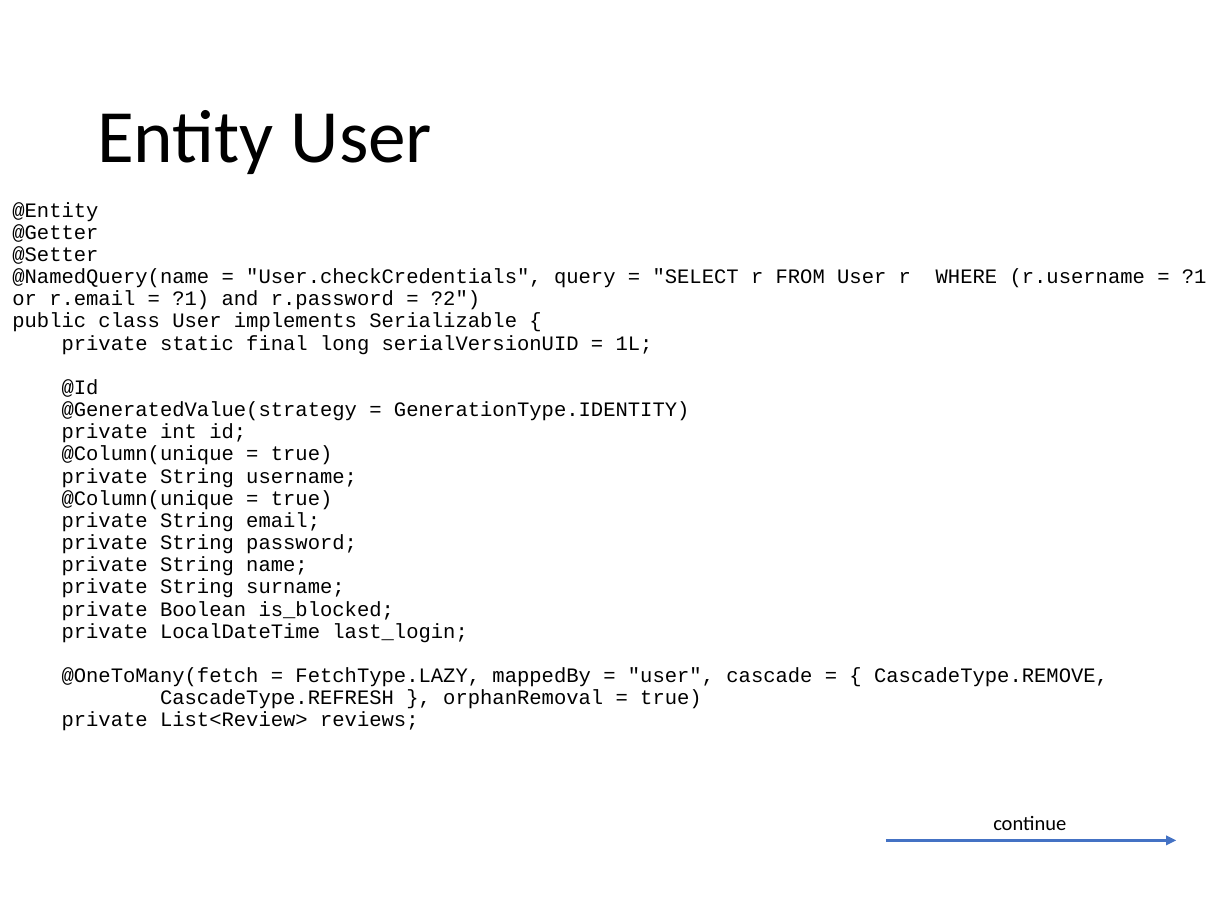
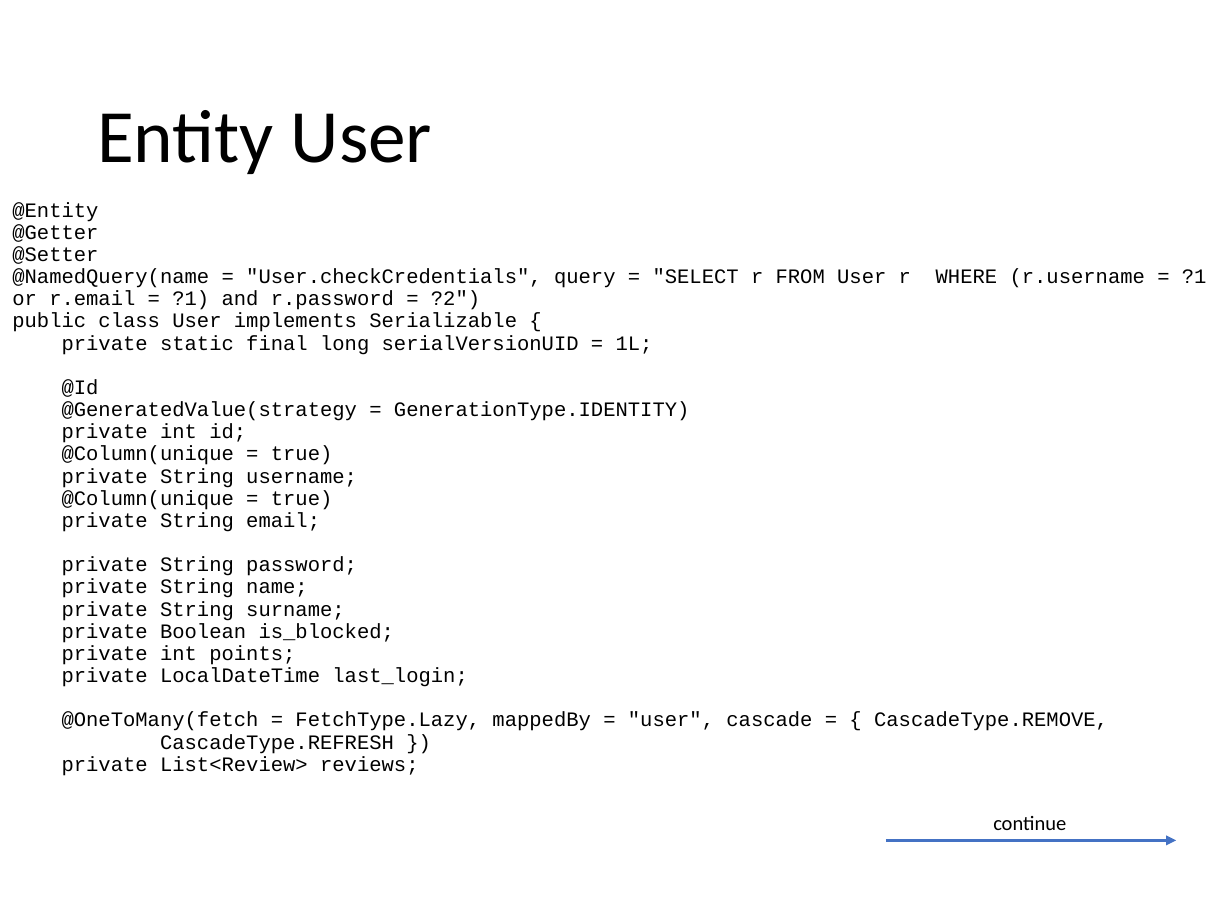
Before and after one commit to catonzio/DB2project, a slide deck: slide 14 of DB2project.pptx (slide 18 before the commit). Drawn at 1232x924 pixels with LibreOffice and Linux fonts; fonts in the diff are those of the drawing. Boxes give left, top, right and bottom in pixels: in the first picture for what was removed or moved away, otherwise in the second. Text is boxed around its words. In the diff, an @@ line names an element or a change of style, - is before the commit and + after.

```diff
--- a/DB2project.pptx
+++ b/DB2project.pptx
@@ text at <box>12,202,1108,776</box>: text changed @@
-@Entity
-@Getter
-@Setter
-@NamedQuery(name = "User.checkCredentials", query = "SELECT r FROM User r WHERE (r.username = ?1 or r.email = ?1) and r.password = ?2")
-public class User implements Serializable {
-private static final long serialVersionUID = 1L;
-@Id
-@GeneratedValue(strategy = GenerationType.IDENTITY)
-private int id;
-@Column(unique = true)
-private String username;
-@Column(unique = true)
-private String email;
-private String password;
-private String name;
-private String surname;
-private Boolean is_blocked;
-private LocalDateTime last_login;
-@OneToMany(fetch = FetchType.LAZY, mappedBy = "user", cascade = { CascadeType.REMOVE,
-CascadeType.REFRESH }, orphanRemoval = true)
-private List<Review> reviews;
+@Entity
+@Getter
+@Setter
+@NamedQuery(name = "User.checkCredentials", query = "SELECT r FROM User r WHERE (r.username = ?1 or r.email = ?1) and r.password = ?2")
+public class User implements Serializable {
+private static final long serialVersionUID = 1L;
+@Id
+@GeneratedValue(strategy = GenerationType.IDENTITY)
+private int id;
+@Column(unique = true)
+private String username;
+@Column(unique = true)
+private String email;
+private String password;
+private String name;
+private String surname;
+private Boolean is_blocked;
+private int points;
+private LocalDateTime last_login;
+@OneToMany(fetch = FetchType.Lazy, mappedBy = "user", cascade = { CascadeType.REMOVE,
+CascadeType.REFRESH })
+private List<Review> reviews;
```
Also in this commit, not shown: 12 other slides changed, 4 slides added, 11 slides removed, 14 other files.
